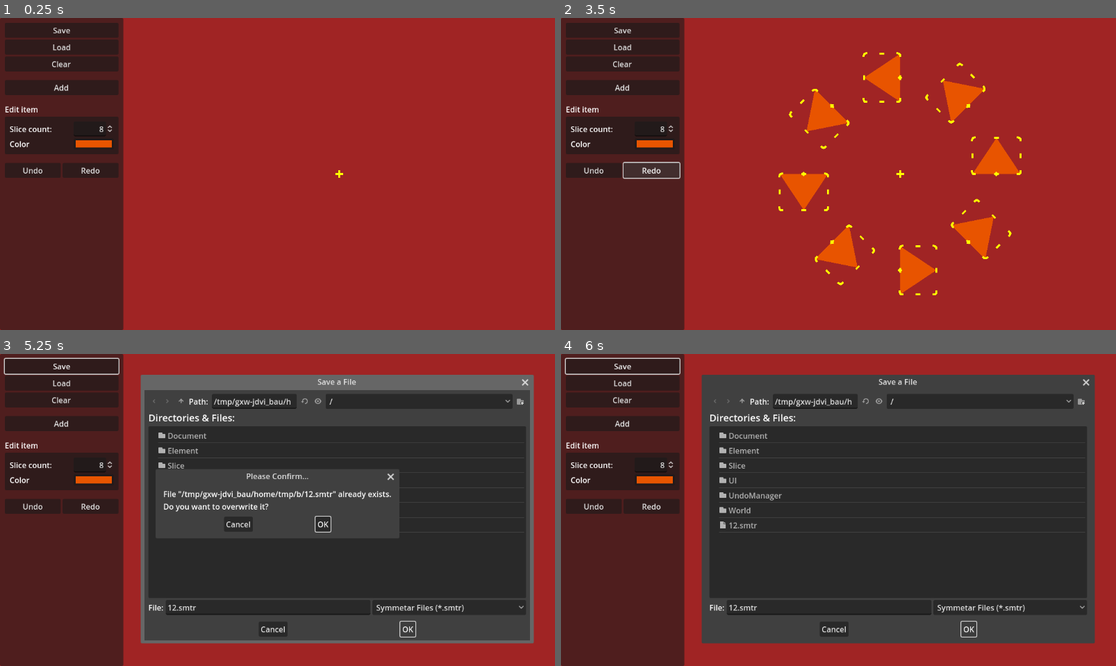
Above: before the commit, frames 1-4 (two rows, left to right).
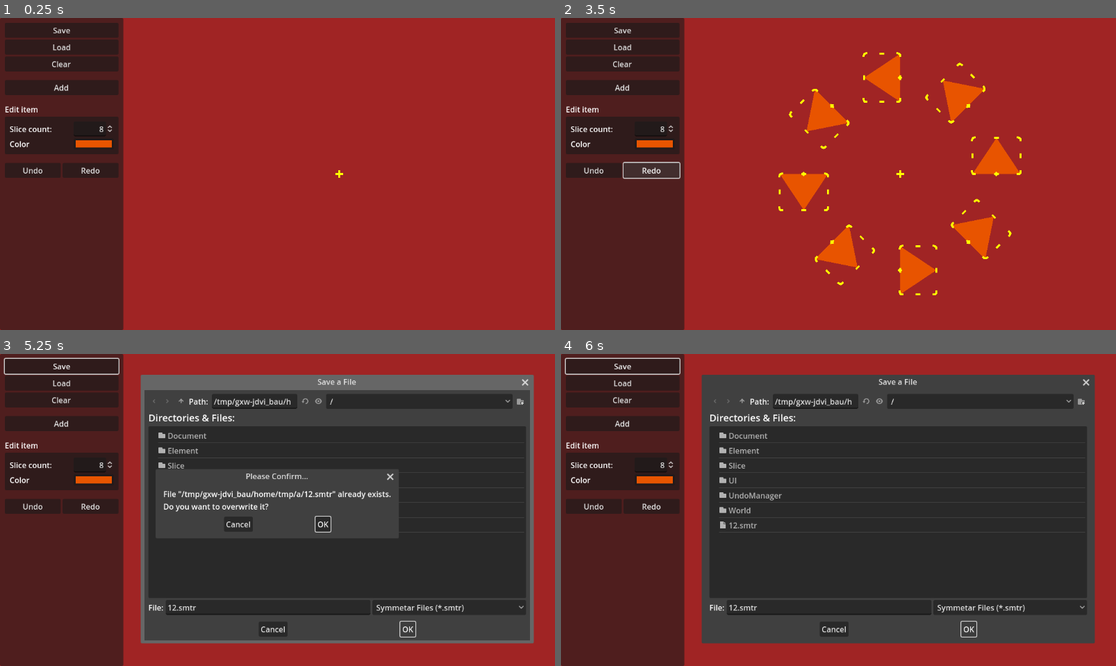
Above: after the commit, the same moments.

Repository: zoeesilcock/symmetar
Game: Godot game, scene res://Main.tscn
Two runs of this game, one before a commit and one after it. Both use one fixed random seed, a clock stepped at 60 frames per second and the inputs below.
Inputs (mouse positions are in pixels of both pictures, inside the frame that each line leads up to):
- Up to frame 1 (0.25 s): no input
- Up to frame 2 (3.5 s): click "Clear" at 0.5 s; click "Add" at 1.25 s; click "Undo" at 2 s; click "Redo" at 2.75 s
- Up to frame 3 (5.25 s): click "Save" at 3.5 s; click (266, 606) at 4.27 s; type "12" at 4.35 s; click "OK" at 5 s
- Up to frame 4 (6 s): click "OK" at 5.75 s

Frames 1-2 are identical in both runs. In frame 3, 0.3% of the frame differs, in the area x 44-71%, y 14-47%; in frame 4, less than 0.1%.

Commit message:
Raise highlighted slices above other slices for visibility

Diff:
--- a/Slice/Slice.gd
+++ b/Slice/Slice.gd
@@ -179,12 +179,14 @@
 		is_highlighted = true
 		ui_state.any_slice_is_highlighted = true
 		viewport.set_input_as_handled()
+		polygon.z_index = 1
 
 func _hide_highlight() -> void:
 	if not this_slice_is_busy and not cursor_is_in_slice:
 		polygon.color = original_color
 		is_highlighted = false
 		ui_state.any_slice_is_highlighted = false
+		polygon.z_index = 0
 
 func _start_dragging(world_position : Vector2) -> void:
 	selected.emit(slice_index)
